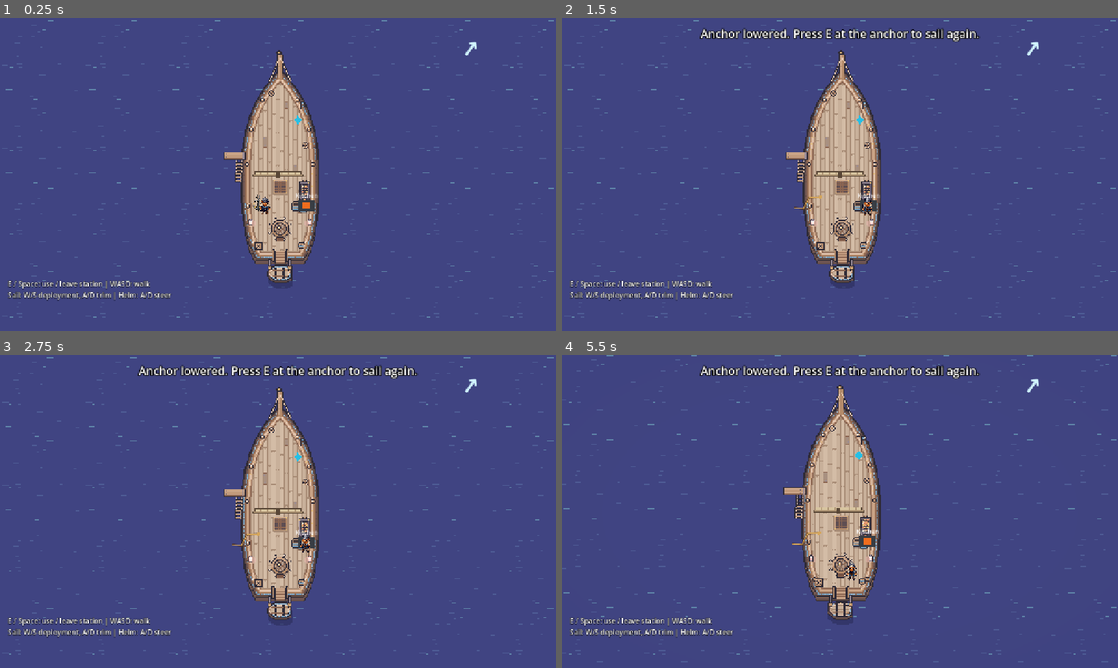
Above: before the commit, frames 1-4 (two rows, left to right).
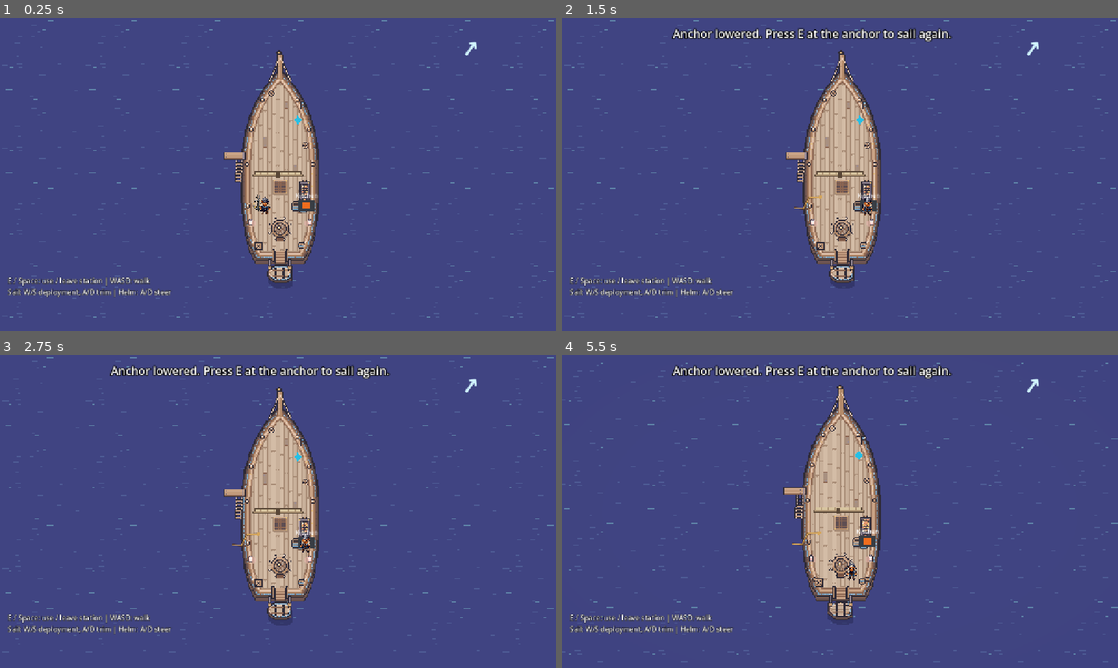
Above: after the commit, the same moments.

Repository: whitneyakred/gaming
Game: Godot game, scene res://scenes/main.tscn
The game is run twice, just before and just after one commit, with the same random seed, the same clock (stepped at 60 frames per second) and the same inputs.
Inputs (mouse positions are in pixels of both pictures, inside the frame that each line leads up to):
- Up to frame 1 (0.25 s): no input
- Up to frame 2 (1.5 s): tap Enter at 0.5 s; move the mouse to (962, 158) at 0.52 s; hold D (move_right) 0.53-1.25 s; hold E (fish) 0.53-1.25 s; click (962, 158) at 0.67 s; tap Space at 0.77 s; drag from (728, 190) to (840, 252) at 1.27 s
- Up to frame 3 (2.75 s): tap E (fish) at 2 s; move the mouse to (333, 442) at 2.02 s; hold D (move_right) from 2.03 s (still down); hold E (fish) from 2.03 s (still down); click (333, 442) at 2.17 s
- Up to frame 4 (5.5 s): release D (move_right) at 2.75 s; release E (fish) at 2.75 s; drag from (812, 574) to (673, 464) at 2.77 s; tap E (fish) at 3.5 s; move the mouse to (1006, 558) at 3.52 s; hold A (move_left) 3.53-4.25 s; hold E (fish) 3.53-4.25 s; click (1006, 558) at 3.67 s; tap Space at 3.77 s; drag from (840, 511) to (823, 414) at 4.27 s; move the mouse to (867, 511) at 5.02 s; hold S (move_down) from 5.03 s (still down); hold E (fish) from 5.03 s (still down); click (867, 511) at 5.17 s

The runs differ from the first frame. In frame 1, 1.1% of the frame differs, in the area x 1-31%, y 82-91%; in frame 2, 2.5%; in frame 3, 2.7%; in frame 4, 2.8%, in the area x 0-100%, y 0-96%.

Commit message:
Add plank swimming, island access, and ladder return

Diff:
--- a/scenes/ship.tscn
+++ b/scenes/ship.tscn
@@ -18,6 +18,8 @@
 [ext_resource type="Texture2D" path="res://assets/island_large.png" id="15"]
 [ext_resource type="PackedScene" path="res://scenes/sailing/anchor_station.tscn" id="16"]
 
+[ext_resource type="Script" path="res://scripts/sailing/swim_access.gd" id="swim_access"]
+
 [sub_resource type="RectangleShape2D" id="SternShape"]
 size = Vector2(44, 40)
 
@@ -240,7 +242,7 @@
 
 [node name="CollisionPolygon2D" type="CollisionPolygon2D" parent="DeckBoundary" unique_id=659407607]
 build_mode = 1
-polygon = PackedVector2Array(4, -208, 24, -188, 40, -164, 56, -128, 66, -88, 72, -38, 74, 12, 72, 72, 68, 122, 62, 156, 52, 166, 22, 166, 22, 196, -10, 196, -10, 166, -44, 166, -54, 156, -60, 122, -64, 72, -66, 12, -64, -38, -58, -88, -48, -128, -32, -164, -16, -188)
+polygon = PackedVector2Array(4, -208, 24, -188, 40, -164, 56, -128, 66, -88, 72, -38, 74, 12, 72, 72, 68, 122, 62, 156, 52, 166, 22, 166, 22, 196, -10, 196, -10, 166, -44, 166, -54, 156, -60, 122, -64, 72, -66, 12, -64, -32, -126, -32, -126, -52, -62, -52, -58, -88, -48, -128, -32, -164, -16, -188)
 
 [node name="Rowboat" type="Node2D" parent="." unique_id=1126902144]
 position = Vector2(4, 238)
@@ -319,36 +321,56 @@
 [node name="HUD" type="CanvasLayer" parent="." unique_id=1647158824]
 
 [node name="StatusLabel" type="Label" parent="HUD" unique_id=1710473860]
-offset_left = 290.0
+anchor_left = 0.1
+anchor_right = 0.8
+offset_left = 0.0
 offset_top = 18.0
-offset_right = 990.0
+offset_right = 0.0
 offset_bottom = 58.0
 theme_override_colors/font_outline_color = Color(0, 0, 0, 1)
 theme_override_constants/outline_size = 8
 theme_override_font_sizes/font_size = 26
 text = "Sailing the open sea..."
 horizontal_alignment = 1
+autowrap_mode = 3
+mouse_filter = 2
 
 [node name="PromptLabel" type="Label" parent="HUD" unique_id=1712215194]
-offset_left = 290.0
-offset_top = 650.0
-offset_right = 990.0
-offset_bottom = 690.0
+anchor_left = 0.1
+anchor_right = 0.9
+anchor_top = 1.0
+anchor_bottom = 1.0
+offset_left = 0.0
+offset_top = -70.0
+offset_right = 0.0
+offset_bottom = -18.0
+grow_vertical = 0
 theme_override_colors/font_color = Color(1, 0.9, 0.45, 1)
 theme_override_colors/font_outline_color = Color(0, 0, 0, 1)
 theme_override_constants/outline_size = 8
 theme_override_font_sizes/font_size = 24
 text = "Press E / Space to take the rowboat to the island"
 horizontal_alignment = 1
+autowrap_mode = 3
+mouse_filter = 2
 
 [node name="ControlsLabel" type="Label" parent="HUD" unique_id=1865941422]
+anchor_right = 0.7
+anchor_top = 1.0
+anchor_bottom = 1.0
 offset_left = 18.0
-offset_top = 600.0
-offset_right = 620.0
-offset_bottom = 642.0
+offset_top = -120.0
+offset_right = -18.0
+offset_bottom = -78.0
+grow_vertical = 0
+autowrap_mode = 3
+mouse_filter = 2
 theme_override_colors/font_outline_color = Color(0, 0, 0, 1)
 theme_override_constants/outline_size = 4
 text = "E / Space: use / leave station | WASD: walk
 Sail: W/S deployment, A/D trim | Helm: A/D steer"
 
 [editable path="FishingStation"]
+
+[node name="SwimAccess" type="Node2D" parent="."]
+script = ExtResource("swim_access")
--- a/scripts/ocean.gd
+++ b/scripts/ocean.gd
@@ -37,14 +37,22 @@
 	queue_redraw()
 
 func _draw() -> void:
-	var half := cover_size / 2.0
-	draw_rect(Rect2(-half, cover_size), water_color)
-	var tiles_x := int(ceil(cover_size.x / TILE)) + 2
-	var tiles_y := int(ceil(cover_size.y / TILE)) + 2
+	var area := cover_size
+	var center := Vector2.ZERO
+	var camera := get_viewport().get_camera_2d()
+	if world_anchored and is_instance_valid(camera):
+		center = to_local(camera.get_screen_center_position())
+		area = area.max(get_viewport_rect().size / camera.zoom + Vector2.ONE * TILE * 2)
+	draw_set_transform(center)
+	var half := area / 2.0
+	draw_rect(Rect2(-half, area), water_color)
+	var tiles_x := int(ceil(area.x / TILE)) + 2
+	var tiles_y := int(ceil(area.y / TILE)) + 2
 	var start := Vector2(-tiles_x / 2 * TILE, -tiles_y / 2 * TILE)
 	var offset := Vector2(0, scroll_offset)
 	if world_anchored:
-		offset = Vector2(fposmod(-global_position.x, TILE), fposmod(-global_position.y, TILE))
+		var world_center := to_global(center)
+		offset = Vector2(fposmod(-world_center.x, TILE), fposmod(-world_center.y, TILE))
 	for ty in tiles_y:
 		for tx in tiles_x:
 			var origin := start + Vector2(tx * TILE, ty * TILE) + offset
--- a/scripts/player.gd
+++ b/scripts/player.gd
@@ -2,6 +2,11 @@
 
 # Exposed as Walk Speed in the Inspector (pixels per second).
 @export var walk_speed: float = 145.0
+@export var swim_speed: float = 65.0
+var is_overboard: bool = false
+var _deck_mask: int
+var _deck_layer: int
+var _sprite_position: Vector2
 var using_station: bool:
 	get:
 		return is_instance_valid(active_station)
@@ -10,7 +15,7 @@
 var active_station: Node = null
 
 func try_use_station(station: Node) -> bool:
-	if not is_instance_valid(station) or using_station or not is_physics_processing():
+	if is_overboard or not is_instance_valid(station) or using_station or not is_physics_processing():
 		return false
 	active_station = station
 	velocity = Vector2.ZERO
@@ -48,9 +53,58 @@
 		return
 	# Read WASD / arrow keys; diagonal movement stays the same speed.
 	var direction := Input.get_vector("move_left", "move_right", "move_up", "move_down")
+	if is_overboard:
+		velocity = direction * swim_speed
+		var next := global_position + velocity * _delta
+		var ship := get_parent() as Ship
+		if ship:
+			var hull := ship.get_hull_polygon(ship.global_position, ship.global_rotation)
+			if not Geometry2D.intersect_polyline_with_polygon(PackedVector2Array([global_position, next]), hull).is_empty():
+				return
+		global_position = next
+		return
 	velocity = direction * walk_speed
 	# Godot moves the body and handles collisions with the deck boundary.
 	move_and_slide()
+
+func set_overboard(value: bool) -> void:
+	if value == is_overboard:
+		return
+	if value:
+		if is_instance_valid(active_station) and active_station.has_method("release_control"):
+			active_station.release_control()
+		active_station = null
+		_deck_mask = collision_mask
+		_deck_layer = collision_layer
+		_sprite_position = idle_sprite.position
+		collision_mask = 0
+		collision_layer = 0
+		var world := global_transform
+		set_as_top_level(true)
+		global_transform = world
+		global_rotation = 0
+		idle_sprite.region_enabled = true
+		# Crop the existing portrait to helmet and face, above the shoulders.
+		var size := idle_sprite.texture.get_size()
+		idle_sprite.region_rect = Rect2(size * Vector2(0.31, 0.07), size * Vector2(0.36, 0.35))
+		idle_sprite.position = Vector2(0, -7)
+	else:
+		set_as_top_level(false)
+		rotation = 0
+		collision_mask = _deck_mask
+		collision_layer = _deck_layer
+		idle_sprite.region_enabled = false
+		idle_sprite.position = _sprite_position
+	is_overboard = value
+	queue_redraw()
+	fishing_animation.stop()
+	fishing_animation.hide()
+	idle_sprite.show()
+	velocity = Vector2.ZERO
+
+func _draw() -> void:
+	if is_overboard:
+		draw_arc(Vector2(0, 3), 12, 0.0, PI, 16, Color(0.7, 0.9, 1.0, 0.6), 1.5)
 
 func play_fishing_animation() -> void:
 	idle_sprite.hide()
--- /dev/null
+++ b/scripts/sailing/swim_access.gd
@@ -0,0 +1,63 @@
+class_name SwimAccess
+extends Node2D
+## Plank exit, ladder return, and shore arrival for the solo sailing map.
+static var returning_by_swimming: bool = false
+static var shore_return: Vector2 = Vector2.ZERO
+
+@export var plank_end: Vector2 = Vector2(-116, -42)
+@export var water_entry: Vector2 = Vector2(-145, -42)
+@export var ladder_water: Vector2 = Vector2(-92, 12)
+@export var ladder_top: Vector2 = Vector2(-45, -15)
+@export var shore_distance: float = 18.0
+var _arrival_cooldown: float = 0.0
+var _transitioning: bool = false
+var _return_island: WorldIsland
+@onready var ship: Ship = get_parent()
+
+func _physics_process(delta: float) -> void:
+	if _transitioning or ship._state == Ship.State.ROWING:
+		return
+	_arrival_cooldown = maxf(0.0, _arrival_cooldown - delta)
+	var crew := ship.player
+	if not crew.is_overboard:
+		if not crew.using_station and crew.position.distance_to(plank_end) < 14:
+			crew.set_overboard(true)
+			crew.global_position = ship.to_global(water_entry)
+		return
+	if crew.global_position.distance_to(ship.to_global(ladder_water)) < 20:
+		crew.set_overboard(false)
+		crew.position = ladder_top
+		return
+	if _arrival_cooldown > 0:
+		return
+	for island in ship.get_islands():
+		var distance := crew.global_position.distance_to(island.get_nearest_coast_point(crew.global_position))
+		if island == _return_island:
+			if distance > shore_distance + 40:
+				_return_island = null
+			continue
+		if distance <= shore_distance:
+			_arrive(island)
+			return
+
+func _arrive(island: WorldIsland) -> void:
+	_transitioning = true
+	shore_return = ship.player.global_position
+	returning_by_swimming = true
+	Ship.anchored_position = ship.global_position
+	Ship.anchored_rotation = ship.global_rotation
+	Ship.visited_island_name = island.name
+	ship._stop_sailing()
+	get_tree().change_scene_to_file.call_deferred(island.scene)
+
+func restore_swimmer() -> void:
+	returning_by_swimming = false
+	ship.global_position = Ship.anchored_position
+	ship.global_rotation = Ship.anchored_rotation
+	ship.anchor_deployed = true
+	ship.player.set_overboard(true)
+	ship.player.global_position = shore_return
+	# Require swimming away from shore before another visit can start.
+	_arrival_cooldown = 3.0
+	_return_island = ship.get_island(Ship.visited_island_name)
+	ship._view.view_offset = shore_return - ship.global_position
--- a/scripts/ship.gd
+++ b/scripts/ship.gd
@@ -94,7 +94,10 @@
 		if last_visit_won and not completed_islands.has(visited.name):
 			completed_islands.append(visited.name)
 		last_visit_won = true
-		_row_back_from_island(visited)
+		if SwimAccess.returning_by_swimming:
+			$SwimAccess.restore_swimmer()
+		else:
+			_row_back_from_island(visited)
 	else:
 		returning_from_island = false
 		_update_sailing_status()
@@ -120,6 +123,8 @@
 	var target := Vector2.ZERO
 	if _state == State.ROWING:
 		target = _view_offset_showing(rowboat.global_position, offset)
+	elif player.is_overboard:
+		target = player.global_position - global_position
 	_view.view_offset = offset.lerp(target, 1.0 - exp(-VIEW_FOLLOW_SPEED * delta))
 
 # The smallest change to `current` that brings `point` inside the screen,
--- /dev/null
+++ b/tests/swimming_integration.gd
@@ -0,0 +1,48 @@
+extends SceneTree
+var failures := 0
+func _initialize() -> void:
+	_run.call_deferred()
+func _check(ok: bool, message: String) -> void:
+	if not ok:
+		failures += 1
+		push_error(message)
+func _run() -> void:
+	change_scene_to_file("res://scenes/main.tscn")
+	await scene_changed
+	var ship := current_scene.get_node("Ship") as Ship
+	var crew := ship.player
+	var access := ship.get_node("SwimAccess") as SwimAccess
+	crew.position = Vector2(-45, -42)
+	Input.action_press("move_left")
+	for i in range(45):
+		await physics_frame
+	Input.action_release("move_left")
+	_check(crew.is_overboard, "Walking along the plank must enter water")
+	_check(crew.idle_sprite.region_enabled, "Swimming must display the cropped head")
+	_check(crew.swim_speed < crew.walk_speed, "Swimming must be slower")
+	_check(not crew.try_use_station(ship.get_node("Sail")), "Swimming must block station claims")
+	var world := crew.global_position
+	ship.global_position += Vector2(0, 30)
+	_check(crew.global_position.is_equal_approx(world), "Ship movement must not tow the swimmer")
+	crew.global_position = ship.to_global(access.ladder_water)
+	access._physics_process(0.016)
+	_check(not crew.is_overboard and crew.position == access.ladder_top, "Ladder must restore deck movement")
+	_check(not crew.idle_sprite.region_enabled and crew.collision_mask != 0, "Ladder must restore full artwork and collisions")
+	crew.set_overboard(true)
+	var island := ship.get_island(&"CoconutIsland")
+	var island_scene := island.scene
+	var coast := island.get_nearest_coast_point(island.global_position + Vector2(1000, 0))
+	crew.global_position = coast + Vector2(10, 0)
+	access._physics_process(0.016)
+	await scene_changed
+	_check(current_scene.scene_file_path == island_scene, "Swimming ashore must start the minigame")
+	current_scene._row_back(false)
+	await scene_changed
+	ship = current_scene as Ship
+	_check(ship != null and ship.player.is_overboard, "Returning from a swimming visit must restore the swimmer")
+	var restored := ship.player.global_position
+	ship.get_node("SwimAccess")._physics_process(4.0)
+	_check(ship.player.global_position == restored, "Return must not teleport onto the deck")
+	_check(not ship.get_node("SwimAccess")._transitioning, "Return must not immediately restart the minigame")
+	print("Swimming integration: %d failure(s)" % failures)
+	quit(0 if failures == 0 else 1)
Not shown, added: scripts/sailing/swim_access.gd.uid
Not shown, added: tests/swimming_integration.gd.uid
Not shown, changed: docs/sailing-integration.md
